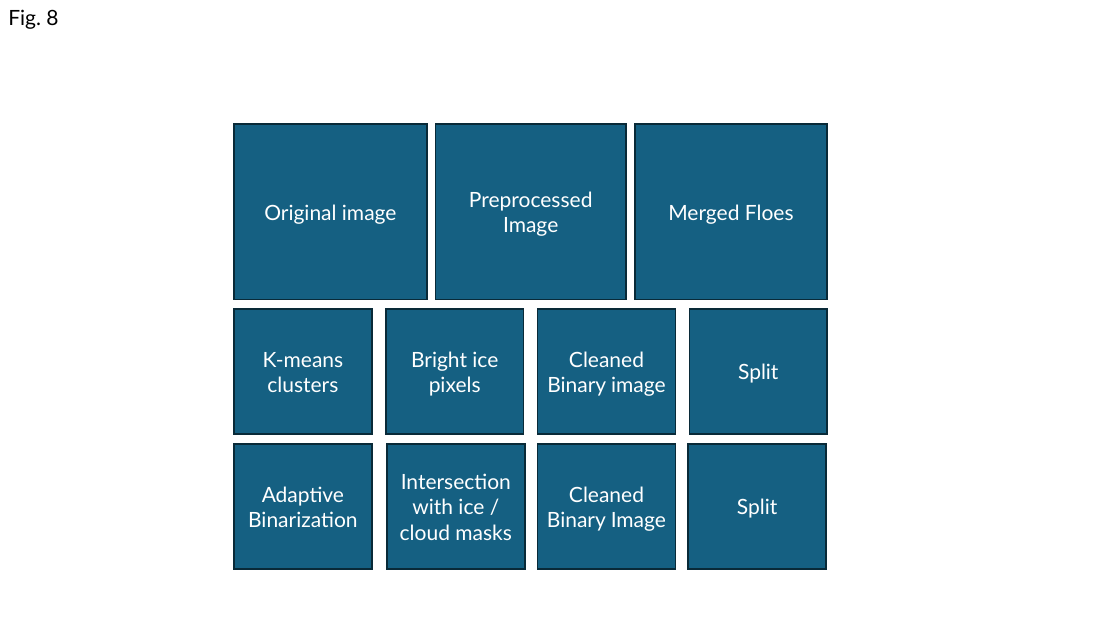
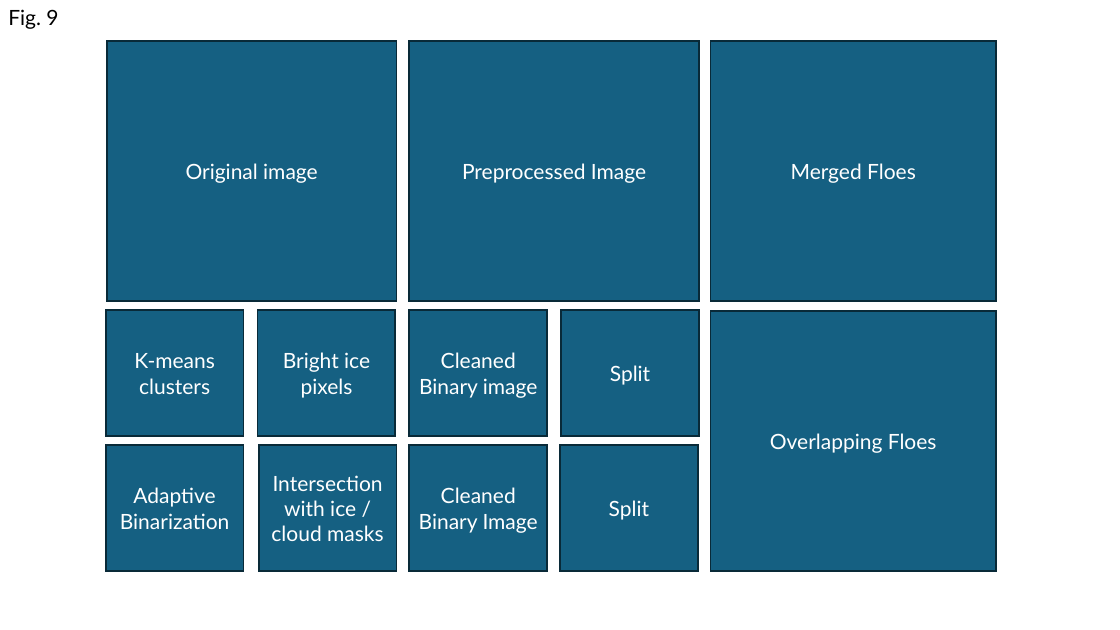
Before and after one commit to danielmwatkins/calval_tgrs, a slide deck: slide 9 of docs/paper_figures.pptx (slide 8 before the commit). Drawn at 1120x630 pixels with LibreOffice and Linux fonts; fonts in the diff are those of the drawing. Boxes give left, top, right and bottom in pixels: in the first picture for what was removed or moved away, otherwise in the second. Text is boxed around its words. In the diff, an @@ line names an element or a change of style, - is before the commit and + after.

```diff
--- a/docs/paper_figures.pptx
+++ b/docs/paper_figures.pptx
@@ text at (8,9,58,29): text changed @@
-Fig. 8
+Fig. 9
@@ rectangle "Original image": place and size @@
-rectangle "Original image" at (234,124,427,299)
+rectangle "Original image" at (107,41,397,302)
@@ rectangle "Preprocessed Image": place and size @@
-rectangle "Preprocessed Image" at (436,124,627,299)
+rectangle "Preprocessed Image" at (409,41,699,302)
@@ rectangle "Merged Floes": place and size @@
-rectangle "Merged Floes" at (635,124,828,299)
+rectangle "Merged Floes" at (711,41,996,302)
@@ rectangle added at (711,311,996,571), fill #156082, outline #092A39 1.5 pt, 18 pt, text #FFFFFF @@
+Overlapping Floes
@@ 8 rectangles: place and size @@
-8 rectangles at (234,309,828,570)
+8 rectangles at (106,310,699,571)
```
Also in this commit, not shown: 5 other slides changed, 1 other file.
